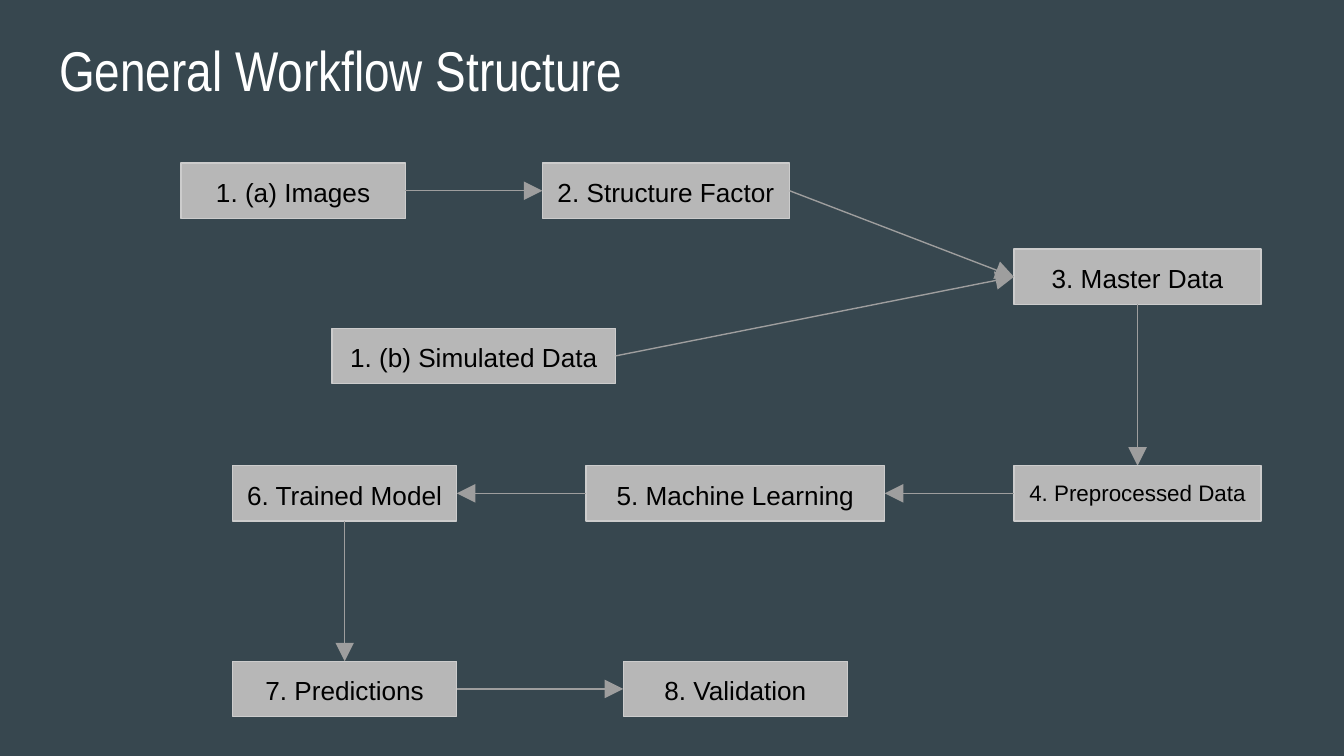
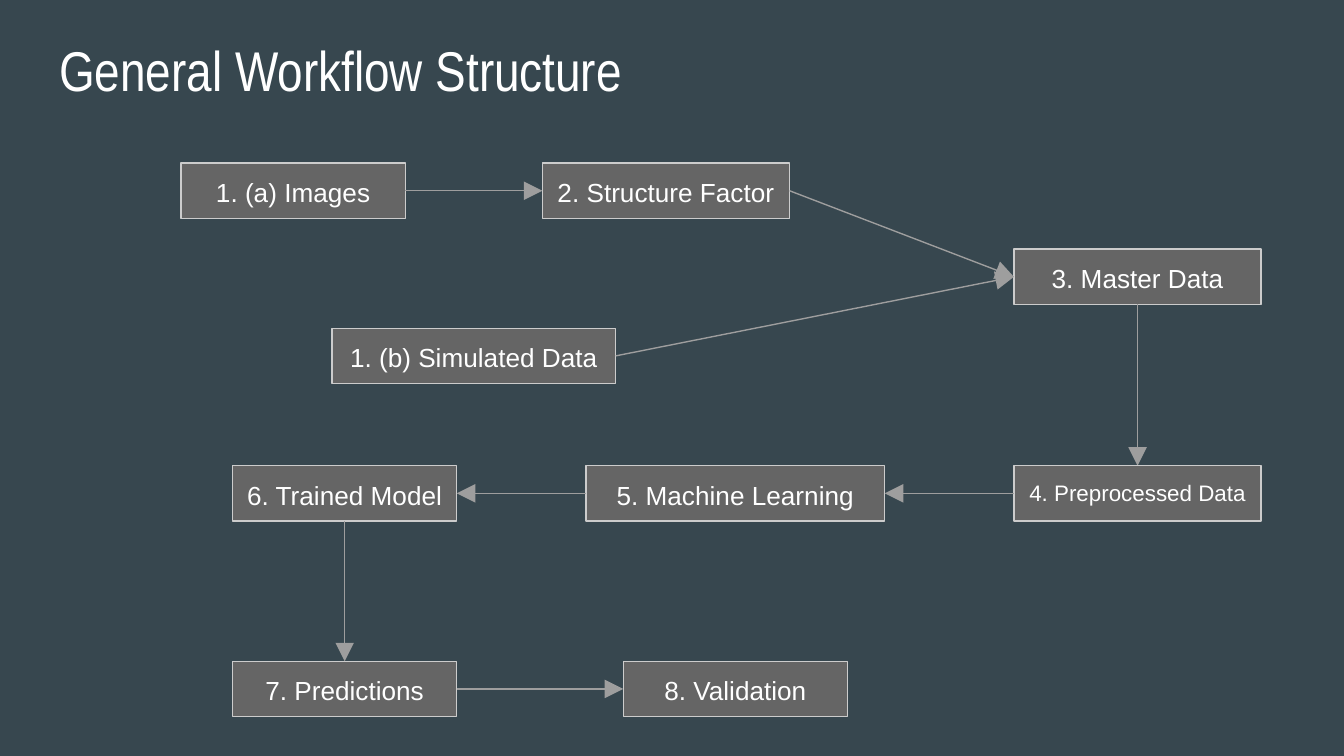
Before and after one commit to ranamihir/btp, a slide deck: slide 8 of End-Term Presentation (4-1).pptx. Drawn at 1344x756 pixels with LibreOffice and Linux fonts; fonts in the diff are those of the drawing. Boxes give left, top, right and bottom in pixels: in the first picture for what was removed or moved away, otherwise in the second. Text is boxed around its words. In the diff, an @@ line names an element or a change of style, - is before the commit and + after.

```diff
--- a/End-Term Presentation (4-1).pptx
+++ b/End-Term Presentation (4-1).pptx
@@ text colour #000000 to #FFFFFF; fill #B7B7B7 to #656565 in 9 elements at (x1=332, y1=328, x2=616, y2=383), (x1=181, y1=163, x2=406, y2=218), (x1=543, y1=163, x2=790, y2=218), (x1=1013, y1=249, x2=1261, y2=304), (x1=1013, y1=466, x2=1261, y2=521), (x1=586, y1=466, x2=884, y2=521), (x1=233, y1=466, x2=457, y2=521), (x1=233, y1=661, x2=457, y2=716), (x1=624, y1=661, x2=848, y2=716) @@
```
Also in this commit, not shown: 7 other slides changed, 3 slides added, 1 slide removed, 3 other files.
